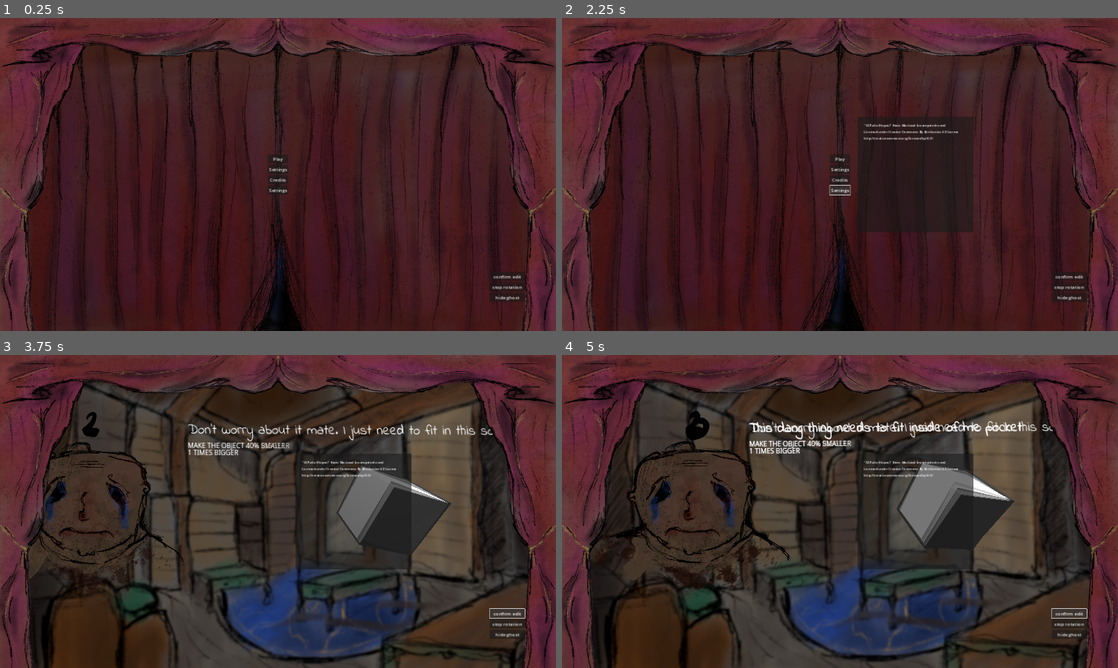
Above: before the commit, frames 1-4 (two rows, left to right).
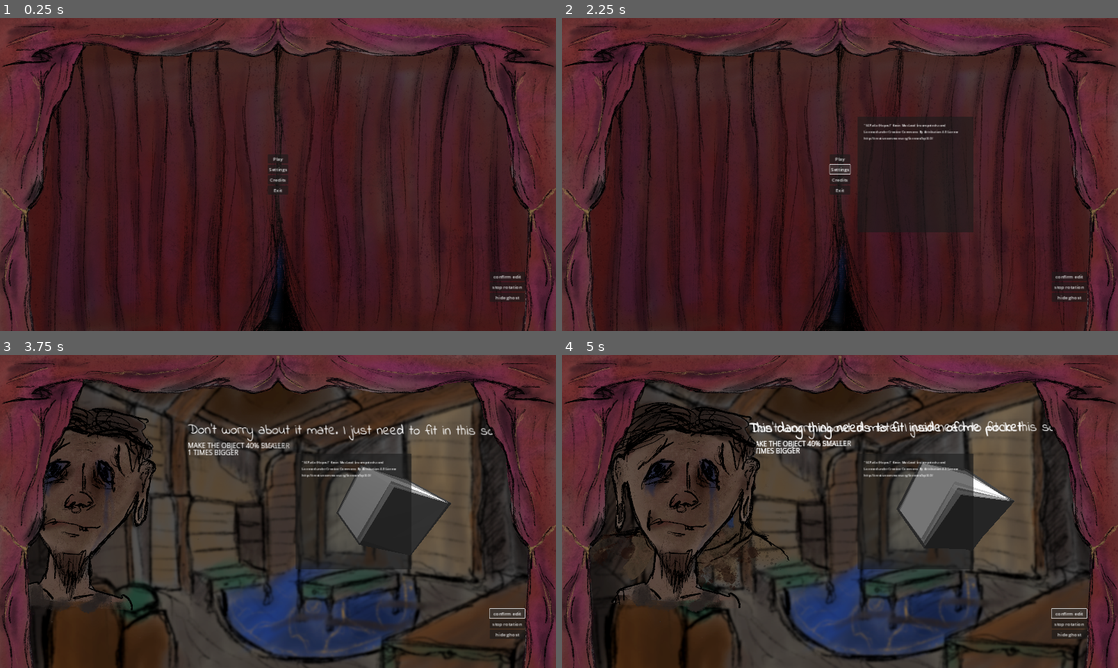
Above: after the commit, the same moments.

Repository: LouisDiekmann/GMTK_GameJam_2024
Game: Godot game, scene res://Scenes/main.tscn
The game is run twice, just before and just after one commit, with the same random seed, the same clock (stepped at 60 frames per second) and the same inputs.
Inputs:
- Up to frame 1 (0.25 s): no input
- Up to frame 2 (2.25 s): click "Settings" at 0.5 s; click "Credits" at 1.25 s; click "Settings" at 2 s
- Up to frame 3 (3.75 s): click "Play" at 2.75 s; click "confirm edit" at 3.5 s
- Up to frame 4 (5 s): click "confirm edit" at 4.25 s

The runs differ from the first frame. In frame 1, less than 0.1% of the frame differs, in the area x 48-52%, y 54-56%; in frame 2, less than 0.1%; in frame 3, 5.6%; in frame 4, 6.9%, in the area x 5-41%, y 15-86%.

Commit message:
second character

Diff:
--- a/Scenes/menuButtons.tscn
+++ b/Scenes/menuButtons.tscn
@@ -1,6 +1,7 @@
-[gd_scene load_steps=2 format=3 uid="uid://d10hrryhtj13j"]
+[gd_scene load_steps=3 format=3 uid="uid://d10hrryhtj13j"]
 
 [ext_resource type="Script" path="res://Scripts/menuButtons.gd" id="1_h2g2n"]
+[ext_resource type="AudioStream" uid="uid://bn6bn5wy26t50" path="res://Assets/audio/effects/paper2.mp3" id="2_fbmba"]
 
 [node name="VBoxContainer" type="VBoxContainer"]
 anchors_preset = 8
@@ -26,7 +27,13 @@
 
 [node name="Exit" type="Button" parent="."]
 layout_mode = 2
-text = "Settings"
+text = "Exit"
+
+[node name="paper" type="AudioStreamPlayer" parent="."]
+stream = ExtResource("2_fbmba")
+volume_db = 3.692
 
 [connection signal="button_down" from="Play" to="." method="_on_play_button_down"]
+[connection signal="button_down" from="Settings" to="." method="_on_settings_button_down"]
 [connection signal="button_down" from="Credits" to="." method="_on_credits_button_down"]
+[connection signal="button_down" from="Exit" to="." method="_on_exit_button_down"]
--- a/Scripts/menuButtons.gd
+++ b/Scripts/menuButtons.gd
@@ -2,6 +2,8 @@
 
 @export var menuNode : CanvasLayer
 @export var mainNode : Node3D
+@onready var paper: AudioStreamPlayer = $paper
+
 # Called when the node enters the scene tree for the first time.
 func _ready() -> void:
 	pass # Replace with function body.
@@ -12,9 +14,17 @@
 
 
 func _on_play_button_down() -> void:
+	paper.play()
 	menuNode.openCurtains()
 	mainNode.startGame()
 
 
 func _on_credits_button_down() -> void:
+	paper.play()
 	menuNode.panel.visible = not menuNode.panel.visible
+
+func _on_settings_button_down() -> void:
+	paper.play()
+
+func _on_exit_button_down() -> void:
+	get_tree().quit()
--- a/project.godot
+++ b/project.godot
@@ -17,6 +17,7 @@
 
 [debug]
 
+gdscript/warnings/unused_parameter=0
 gdscript/warnings/untyped_declaration=2
 
 [display]
Not shown, added: Assets/audio/effects/paper.mp3.import
Not shown, added: Assets/audio/effects/paper2.mp3.import
Binary file changed: Assets/textures/characters/character2.png
Not shown, changed: Assets/textures/characters/character2.png.import
Not shown, added: Assets/audio/effects/paper.mp3
Not shown, added: Assets/audio/effects/paper2.mp3
